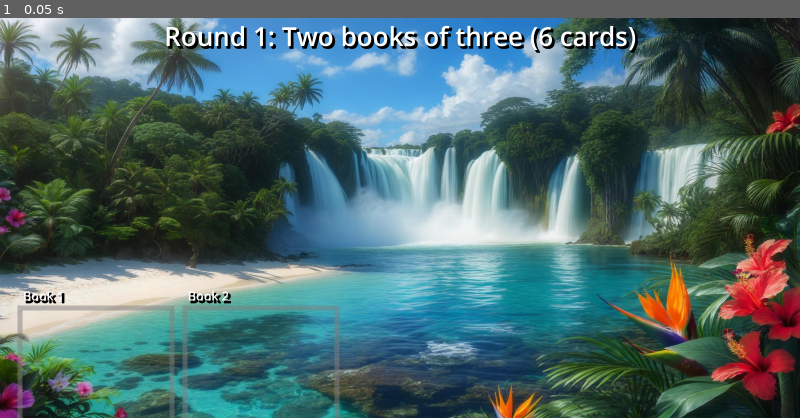
Above: before the commit, frame 1.
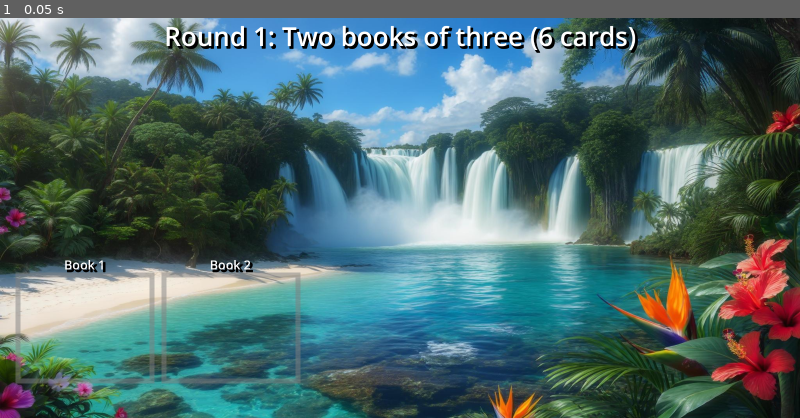
Above: after the commit, the same moment.

Repository: gmlewis/godot-liverpool-rummy
Game: Godot game, scene res://rounds/round_1.tscn
Two runs of this game, one before a commit and one after it. Both use one fixed random seed, a clock stepped at 60 frames per second and the inputs below. This scene is started directly instead of the project's main scene.
Inputs:
- Up to frame 1 (0.05 s): no input

The runs differ from the first frame. In frame 1, 2.3% of the frame differs, in the area x 1-43%, y 60-100%.

Commit message:
Convert positions to anchors
Signed-off-by: Glenn Lewis <6598971+gmlewis@users.noreply.github.com>

Diff:
--- a/rounds/round_1.tscn
+++ b/rounds/round_1.tscn
@@ -44,18 +44,17 @@
 text = "Round 1: Two books of three (6 cards)"
 horizontal_alignment = 1
 
-[node name="MeldArea" type="Node" parent="."]
+[node name="MeldArea" type="Control" parent="."]
+anchors_preset = 0
 
 [node name="Book1" type="Node" parent="MeldArea"]
 
 [node name="Book1Label" type="Label" parent="MeldArea/Book1"]
-anchors_preset = 5
-anchor_left = 0.5
-anchor_right = 0.5
-offset_left = -1384.0
-offset_top = 857.0
-offset_right = -886.0
-offset_bottom = 915.0
+anchors_preset = -1
+anchor_left = 0.019444445
+anchor_top = 0.5951389
+anchor_right = 0.19236112
+anchor_bottom = 0.6354167
 grow_horizontal = 2
 theme_override_colors/font_shadow_color = Color(0, 0, 0, 1)
 theme_override_constants/shadow_offset_x = 7
@@ -67,21 +66,20 @@
 
 [node name="Book1Area" type="ColorRect" parent="MeldArea/Book1"]
 material = SubResource("ShaderMaterial_1ihhj")
-offset_left = 56.0
-offset_top = 915.0
-offset_right = 556.0
-offset_bottom = 1315.0
+anchors_preset = -1
+anchor_left = 0.019444445
+anchor_top = 0.6354167
+anchor_right = 0.19305556
+anchor_bottom = 0.9131944
 
 [node name="Book2" type="Node" parent="MeldArea"]
 
 [node name="Book2Label" type="Label" parent="MeldArea/Book2"]
-anchors_preset = 5
-anchor_left = 0.5
-anchor_right = 0.5
-offset_left = -859.0
-offset_top = 857.0
-offset_right = -361.0
-offset_bottom = 915.0
+anchors_preset = -1
+anchor_left = 0.20173611
+anchor_top = 0.5951389
+anchor_right = 0.37465277
+anchor_bottom = 0.6354167
 grow_horizontal = 2
 theme_override_colors/font_shadow_color = Color(0, 0, 0, 1)
 theme_override_constants/shadow_offset_x = 7
@@ -93,7 +91,8 @@
 
 [node name="Book2Area" type="ColorRect" parent="MeldArea/Book2"]
 material = SubResource("ShaderMaterial_1ihhj")
-offset_left = 581.0
-offset_top = 915.0
-offset_right = 1081.0
-offset_bottom = 1315.0
+anchors_preset = -1
+anchor_left = 0.20173611
+anchor_top = 0.6354167
+anchor_right = 0.37534723
+anchor_bottom = 0.9131944
--- /dev/null
+++ b/scripts/convert_positions_to_anchors.gd
@@ -0,0 +1,48 @@
+@tool
+extends Control
+
+@export var convert_now: bool = false:
+    set(value):
+        if value and Engine.is_editor_hint():
+            convert_children_to_anchors()
+            convert_now = false
+
+func convert_children_to_anchors():
+    # var viewport_size = get_viewport_rect().size
+    var viewport_size = Vector2(2880, 1440)
+
+    # Safety check!
+    if viewport_size.x == 0 or viewport_size.y == 0:
+        push_error("Viewport size is zero! Make sure the scene is properly loaded.")
+        print("ERROR: Viewport size is invalid!")
+        return
+
+    print("Viewport size: ", viewport_size)
+
+    convert_node_recursive(self, viewport_size)
+
+    print("Conversion complete!")
+
+func convert_node_recursive(node: Node, viewport_size: Vector2):
+    for child in node.get_children():
+        if child is Control:
+            # Get the global position and size
+            var global_pos = child.global_position
+            var child_size = child.size
+
+            # Calculate anchor percentages relative to viewport
+            child.anchor_left = global_pos.x / viewport_size.x
+            child.anchor_top = global_pos.y / viewport_size.y
+            child.anchor_right = (global_pos.x + child_size.x) / viewport_size.x
+            child.anchor_bottom = (global_pos.y + child_size.y) / viewport_size.y
+
+            # Reset offsets to 0 so anchors control everything
+            child.offset_left = 0
+            child.offset_top = 0
+            child.offset_right = 0
+            child.offset_bottom = 0
+
+            print("Converted: ", child.name, " at ", global_pos)
+
+        # Recursively process children
+        convert_node_recursive(child, viewport_size)
Not shown, added: scripts/convert_positions_to_anchors.gd.uid
